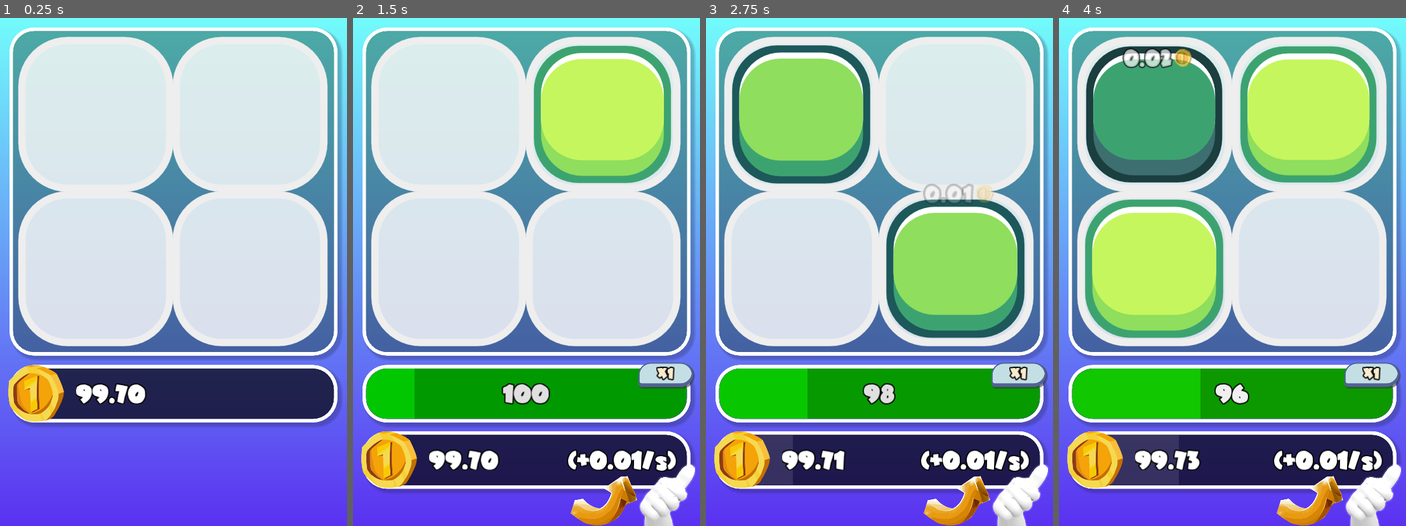
Above: before the commit, frames 1-4 (left to right).
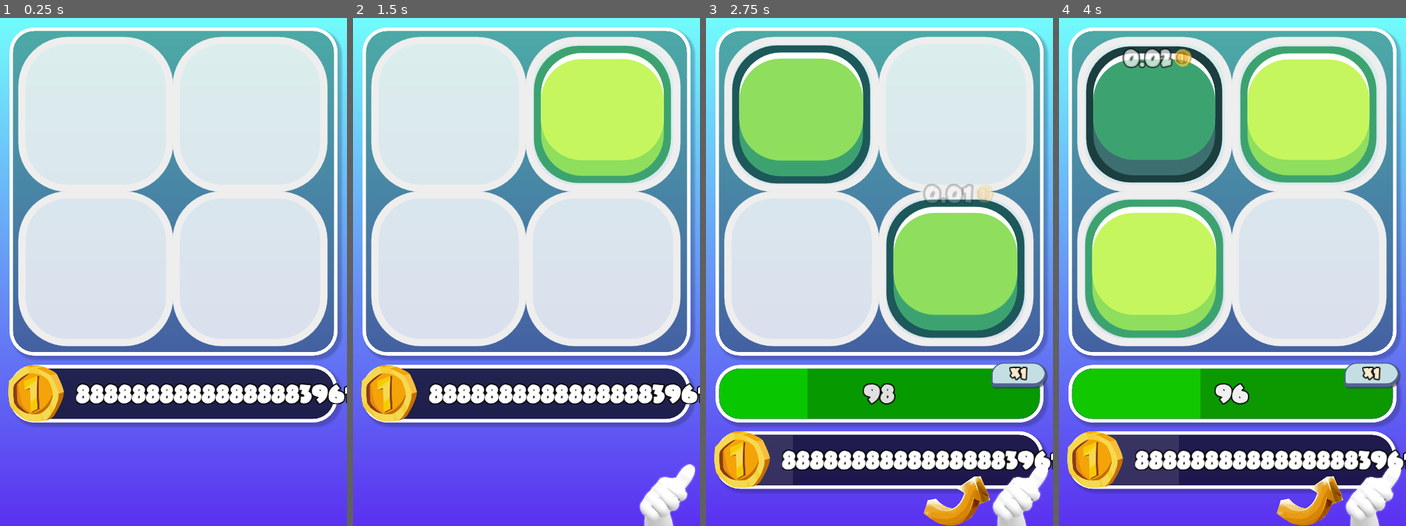
Above: after the commit, the same moments.

Repository: TimothyAlexisVass/a-game
Game: Godot game, scene res://scenes/main.tscn
Same seed, same stepped clock (60 frames per second), same inputs: the game is played once before the commit and once after it.
Inputs (mouse positions are in pixels of both pictures, inside the frame that each line leads up to):
- Up to frame 1 (0.25 s): no input
- Up to frame 2 (1.5 s): tap Enter at 0.5 s; move the mouse to (602, 246) at 0.52 s; hold Right (ui_right) 0.53-1.25 s; click (602, 246) at 0.67 s; drag from (457, 297) to (509, 373) at 1.27 s
- Up to frame 3 (2.75 s): move the mouse to (914, 160) at 2.02 s; hold Right (ui_right) from 2.03 s (still down)
- Up to frame 4 (4 s): release Right (ui_right) at 2.75 s; drag from (1215, 373) to (1128, 195) at 2.77 s; move the mouse to (1336, 348) at 3.52 s; hold Left (ui_left) from 3.53 s (still down)

The runs differ from the first frame. In frame 1, 2.6% of the frame differs, in the area x 21-100%, y 71-76%; in frame 2, 21%, in the area x 2-100%, y 67-100%; in frame 3, 2.2%; in frame 4, 2.2%.

Commit message:
Fixed achievements logic.

Diff:
--- a/scripts/achievements.gd
+++ b/scripts/achievements.gd
@@ -11,34 +11,48 @@
 onready var description_progress_bar = get_node("Description/Background/MarginContainer/Panel/ProgressBar")
 onready var description_label = get_node("Description/Background/MarginContainer/Panel/MarginContainer/DescriptionLabel")
 
-var progress_events_function = funcref(self, "progress_events")
-var coins_achievements_function = funcref(self, "coins_achievements")
-var total_coins_ever_achievements_function = funcref(self, "total_coins_ever_achievements")
-var energy_achievements_function = funcref(self, "energy_achievements")
-
 var open = [
 	{
+		"name": "progress_events",
 		"level": 0,
-		"title": [null],
-		"function": progress_events_function
 	},
 	{
 		"name": "coins",
 		"level": 0,
-		"title": ["One whole coin!", "One hundred coins", "One thousand coins.", "One million coins.", "1234567890...", "One hundred eleven billion one hundred eleven million one hundred and eleven", "Trillion!"],
-		"requirement": [1, 100, 1000, 1000000, 1234567890, 11111111111, pow(10,12)],
+		"title": [	"One whole coin!",
+					"One hundred coins",
+					"One thousand coins.",
+					"One million coins.",
+					"1234567890...",
+					"One hundred eleven billion one hundred eleven million one hundred and eleven",
+					"Trillion!"],
+		"requirement": [1,
+						100,
+						1000,
+						1000000,
+						1234567890,
+						11111111111,
+						pow(10,12)],
 		"reward": [1, 1.5, 2, 1.5, 1 + 1/3, 1.25, 1.2],
-		"function": coins_achievements_function,
 		"image": load("res://assets/achievement_images/coin.svg"),
-		"description": ["Enables upgrades and income.", "Base income +50%", "Doubles base income.", "Base income +50%", "Base income +33%", "Base income +25%", "Base income +20%"]
+		"description": ["Enables upgrades and income.", "Base income +50%", "Doubles base income.", "Base income +50%", "Base income +1/3", "Base income +25%", "Base income +20%"]
 	},
 	{
 		"name": "total_coins_ever",
 		"level": 0,
-		"title": ["1K Total coins ever", "1M Total coins ever", "1T Total coins ever", "1Qa Total coins ever", "1Qi Total coins ever", "1Sx Total coins ever"],
-		"requirement": [pow(10,3), pow(10,6), pow(10,9), pow(10,12), pow(10,15), pow(10,18)],
+		"title": ["1K Total coins ever",
+				  "1M Total coins ever",
+				  "1T Total coins ever",
+				  "1Qa Total coins ever",
+				  "1Qi Total coins ever",
+				  "1Sx Total coins ever"],
+		"requirement": [pow(10,3),
+						pow(10,6),
+						pow(10,9),
+						pow(10,12),
+						pow(10,15),
+						pow(10,18)],
 		"reward": [2, 2, 2, 2, 2, 2],
-		"function": total_coins_ever_achievements_function,
 		"image": load("res://assets/achievement_images/coin.svg"),
 		"description": ["Doubles income multiplier", "Doubles income multiplier", "Doubles income multiplier", "Doubles income multiplier", "Doubles income multiplier", "Doubles income multiplier"]
 	}
@@ -49,7 +63,7 @@
 func _ready():
 	description.visible = false
 	for achievement in open:
-		if achievement.title[0] != null:
+		if achievement.name != "progress_events":
 			achievement_object = achievement_template.instance()
 			achievement_object.get_node("TextureProgress/TextureButton").texture_normal = achievement["image"]
 			achievement_object.get_node("TextureProgress/TextureButton").connect("mouse_entered", self, "_show_achievement_description", [achievement])
@@ -63,7 +77,7 @@
 func _show_achievement_description(achievement):
 	description_title_label.text = achievement.title[achievement.level]
 	description_label.text = achievement.description[achievement.level]
-	description_progress_bar.value = achievement_objects_list[achievement.name].get_node("TextureProgress").value
+	description_progress_bar.value = achievement_object.get_node("TextureProgress").value
 	description.visible = true
 
 func _hide_achievement_description():
@@ -71,44 +85,57 @@
 
 func _on_CheckAchievements_timeout():
 	for achievement in open:
-		if achievement.level == achievement["title"].size() + 1:
+		if achievement.name == "progress_events":
+			progress_events(achievement)
+		else:
+			check_if_achieved(achievement)
+			achievement_object = achievement_objects_list[achievement.name]
+			achievement_object.get_node("LevelLabel").text = str(achievement.level) + "/" + str(achievement["title"].size())
+			achievement_object.get_node("TextureProgress").value = check_progress(achievement)
+
+func progress_events(achievement):
+	match(achievement.level):
+		0:
+			if Main.coins >= 0.3:
+				Main.achievements_button.visible = Main.coins >= 0.3
+				achievement.level += 1
+		1:
+			if Main.coins >= 1:
+				Main.upgrades_button.disabled = Main.coins < 1
+				Main.move_info.visible = true
+				get_node("/root/main/Info/CoinsInfo/Margin/CoinsContainer/IncomeLabel").visible = true
+				get_node("/root/main/Info/CoinsInfo/Margin/CoinsContainer/PerSecondLabel").visible = true
+				get_node("/root/main/Info/CoinsInfo/Margin/CoinsContainer/Parenthesis").visible = true
+				Main.base_income = 0.09
+				Main.set_income()
+				achievement.level += 1
+		# Move to array "completed" when all levels are completed
+		_:
 			completed.append(achievement)
 			open.erase(achievement)
-		achievement["function"].call_func(achievement, check.ACHIEVED)
-		if achievement.title[0] != null:
-			achievement_object = achievement_objects_list[achievement.name]
-			achievement_object.get_child(1).text = str(achievement.level) + "/" + str(achievement["title"].size())
-			achievement_object.get_child(0).value = achievement["function"].call_func(achievement, check.PROGRESS)
 
-func progress_events(achievement, _result):
-	if Main.coins >= 0.3 and achievement.level == 0:
-		Main.achievements_button.visible = Main.coins >= 0.3
-		achievement.level += 1
-	if Main.coins >= 1 and achievement.level == 1:
-		Main.upgrades_button.disabled = Main.coins < 1
-		Main.move_info.visible = true
-		get_node("/root/main/Info/CoinsInfo/Margin/CoinsContainer/IncomeLabel").visible = true
-		get_node("/root/main/Info/CoinsInfo/Margin/CoinsContainer/PerSecondLabel").visible = true
-		get_node("/root/main/Info/CoinsInfo/Margin/CoinsContainer/Parenthesis").visible = true
-		Main.base_income = 0.09
-		Main.set_income()
-		achievement.level += 1
+func check_progress(achievement):
+	if achievement.level == achievement["title"].size():
+		return 100
+	match(achievement.name):
+		"coins":
+			return 100 * Main.coins / achievement.requirement[achievement.level]
+		"total_coins_ever":
+			return 100 * Main.total_coins_ever / achievement.requirement[achievement.level]
 
-func coins_achievements(achievement, result):
-	if result == check.PROGRESS:
-		return 100 * Main.coins / achievement.requirement[achievement.level]
-	if Main.coins >= achievement.requirement[achievement.level]:
-		Main.base_income *= achievement.reward[achievement.level]
-		Main.set_income()
-		achievement.level += 1
+func check_if_achieved(achievement):
+	match(achievement.name):
+		"coins":
+			if Main.coins >= achievement.requirement[achievement.level]:
+				Main.base_income *= achievement.reward[achievement.level]
+		"total_coins-ever":
+			if Main.total_coins_ever >= achievement.requirement[achievement.level]:
+				Main.income_multiplier *= achievement.reward[achievement.level]
 
-		print("Main.income_multiplier")
-		print(Main.income_multiplier)
+	Main.set_income()
+	achievement.level += 1
 
-func total_coins_ever_achievements(achievement, result):
-	if result == check.PROGRESS:
-		return 100 * Main.total_coins_ever / achievement.requirement[achievement.level]
-	if Main.total_coins_ever >= achievement.requirement[achievement.level]:
-		Main.income_multiplier *= achievement.reward[achievement.level]
-		Main.set_income()
-		achievement.level += 1
+	# Move to array "completed" when all levels are completed
+	if achievement.level == achievement["title"].size():
+		completed.append(achievement)
+		open.erase(achievement)
--- a/scripts/main.gd
+++ b/scripts/main.gd
@@ -18,14 +18,14 @@
 var tile_background = preload("res://scenes/tile_background.tscn")
 var all_tile_backgrounds = null
 
-var income_timer
-var move_timer
-var moves_left
+var income_timer = 12
+var move_timer = 10
+var moves_left = 100
 var move_enabled = false
 var add_moves_amount = 1
-var auto_add_moves
-
-var coins = 99.7
+var auto_add_moves = false
+
+var coins = 8888888888888888888888888888.0
 var total_coins_ever = coins
 var base_income = 0.0
 var board_income = 0.0
@@ -63,12 +63,9 @@
 		Main.achievements_button.visible = false
 		Main.upgrades_button.disabled = true
 
-	Main.moves_left = 100
 	set_moves()
 	set_total()
 
-	Main.move_timer = 10
-	Main.income_timer = 12
 	get_node("/root/main/MoveTimer").set_wait_time(Main.move_timer)
 	get_node("/root/main/IncomeTimer").set_wait_time(Main.income_timer)
 
--- a/scripts/upgrades.gd
+++ b/scripts/upgrades.gd
@@ -58,22 +58,18 @@
 	if upgrade.name == "board_size":
 		Main.change_total(-upgrade.requirement[upgrade.level], get_global_mouse_position())
 		Main.board_size += 1
-		upgrade.level += 1
-		upgrade_object.get_node("Background/MarginContainer/Panel/HBoxContainer/PriceLabel").text = str(upgrade.requirement[upgrade.level])
 		Main.resize_tile_board()
 
-		if Main.coins >= upgrade.requirement[upgrade.level]:
-			upgrade_object.get_node("Background/MarginContainer/Panel/UpgradeBuyButton").disabled = false
-		else:
-			upgrade_object.get_node("Background/MarginContainer/Panel/UpgradeBuyButton").disabled = true
 	elif upgrade.name == "tile_base":
 		Main.change_total(-upgrade.requirement[upgrade.level], get_global_mouse_position())
 		Main.tile_base += 1
-		upgrade.level += 1
-		upgrade_object.get_node("Background/MarginContainer/Panel/HBoxContainer/PriceLabel").text = str(upgrade.requirement[upgrade.level])
-		upgrade_object.get_node("Background/MarginContainer/Panel/MarginContainer2/HBoxContainer/DescriptionLabel").text = str(upgrade.description[upgrade.level])
 
-		if Main.coins >= upgrade.requirement[upgrade.level]:
-			upgrade_object.get_node("Background/MarginContainer/Panel/UpgradeBuyButton").disabled = false
-		else:
-			upgrade_object.get_node("Background/MarginContainer/Panel/UpgradeBuyButton").disabled = true
+	# Happens for all upgrades:
+	upgrade.level += 1
+	upgrade_object.get_node("Background/MarginContainer/Panel/HBoxContainer/PriceLabel").text = str(upgrade.requirement[upgrade.level])
+	upgrade_object.get_node("Background/MarginContainer/Panel/MarginContainer2/HBoxContainer/DescriptionLabel").text = str(upgrade.description[upgrade.level])
+
+	if Main.coins >= upgrade.requirement[upgrade.level]:
+		upgrade_object.get_node("Background/MarginContainer/Panel/UpgradeBuyButton").disabled = false
+	else:
+		upgrade_object.get_node("Background/MarginContainer/Panel/UpgradeBuyButton").disabled = true
Not shown, changed: next-actions
